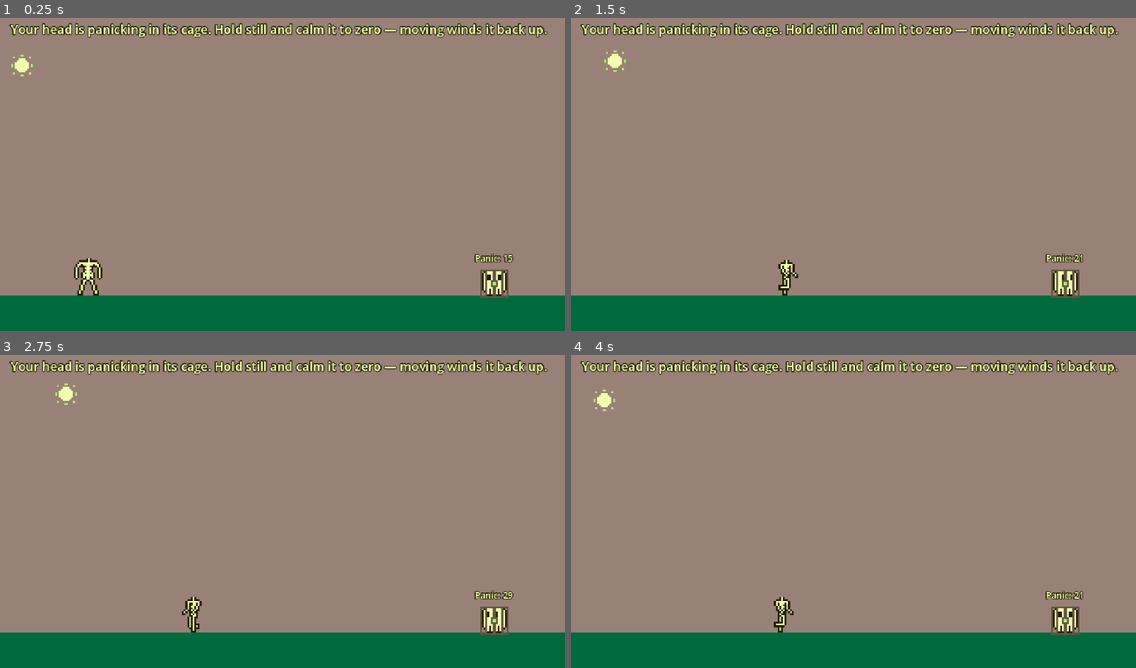
Above: before the commit, frames 1-4 (two rows, left to right).
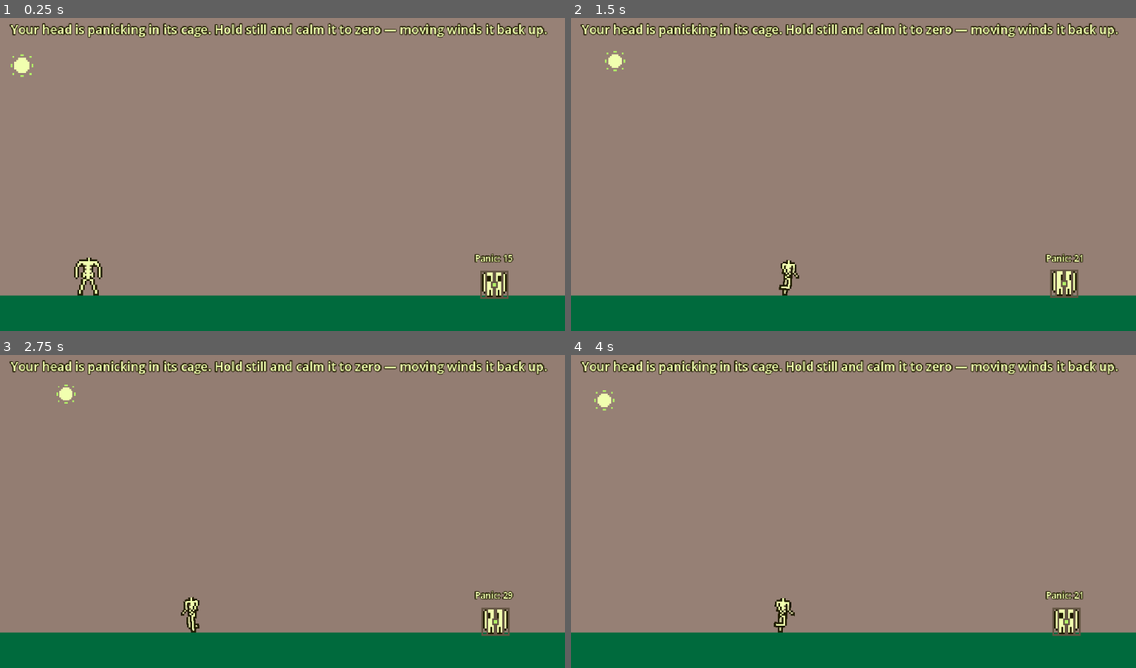
Above: after the commit, the same moments.

Repository: tucksravin/dont-lose-your-head
Game: Godot game, scene res://scenes/days/day_panic.tscn
Two runs of this game, one before a commit and one after it. Both use one fixed random seed, a clock stepped at 60 frames per second and the inputs below. This scene is started directly instead of the project's main scene.
Inputs:
- Up to frame 1 (0.25 s): no input
- Up to frame 2 (1.5 s): hold D (move_right) from 0.53 s (still down); tap Space (jump) at 0.6, 0.77, 1.07 s; tap E (interact) at 1.35 s
- Up to frame 3 (2.75 s): tap Space (jump) at 1.52, 1.55, 1.82, 2.1 s; release D (move_right) at 2.03 s; hold A (move_left) from 2.03 s (still down)
- Up to frame 4 (4 s): release A (move_left) at 2.78 s; hold D (move_right) from 2.78 s (still down); tap E (interact) at 2.85 s; tap Space (jump) at 3.02, 3.05, 3.32, 3.6, 3.77 s

The runs differ from the first frame. In frame 1, 0.3% of the frame differs, in the area x 1-90%, y 11-90%; in frame 2, 0.5%; in frame 3, 0.6%, in the area x 9-91%, y 9-90%; in frame 4, 0.5%.

Commit message:
Animation polish: body breathing/stretch/squash/lean, sun pulse, sky drift, caged-head jitter, goal pop (all procedural)

Diff:
--- a/scenes/body/body.tscn
+++ b/scenes/body/body.tscn
@@ -2,6 +2,7 @@
 
 [ext_resource type="Script" uid="uid://di2q7ndtx0ofg" path="res://scenes/body/body.gd" id="1_body_script"]
 [ext_resource type="SpriteFrames" path="res://assets/sprites/body_frames.tres" id="2_body_frames"]
+[ext_resource type="Script" path="res://scenes/body/body_juice.gd" id="3_body_juice"]
 
 [sub_resource type="RectangleShape2D" id="RectangleShape2D_body"]
 size = Vector2(24, 32)
@@ -20,3 +21,8 @@
 autoplay = "idle"
 centered = false
 offset = Vector2(-16, -32)
+
+[node name="Juice" type="Node" parent="." node_paths=PackedStringArray("body", "sprite")]
+script = ExtResource("3_body_juice")
+body = NodePath("..")
+sprite = NodePath("../Visual")
--- /dev/null
+++ b/scenes/body/body_juice.gd
@@ -0,0 +1,84 @@
+extends Node
+## Body "juice" — procedural life on top of the sprite sheet: idle breathing,
+## stretch on take-off, squash on landing, a lean into the run. No new pixels
+## (the art rule) — everything here is scale/rotation on the existing
+## AnimatedSprite2D, driven by the body's velocity and its jumped/landed
+## signals. Sits beside body.gd as a child component so the controller stays
+## about movement; delete this node and the body is exactly as before.
+##
+## Pixel-art caveat: the project snaps transforms to whole pixels, so a scale
+## of 2.06 on a 38 px sprite is a 1 px pop, not a smooth swell. That IS the
+## look (pixel-art breathing is a 1 px bob); amplitudes below are tuned for it.
+## Scale pivots at the feet because the sprite is drawn with
+## `centered = false, offset = (-16, -32)` — its origin is already the ground.
+
+## The body this decorates and the sprite to deform — assigned in body.tscn.
+@export var body: CharacterBody2D
+@export var sprite: AnimatedSprite2D
+
+## Breathing: ± this much scale.y over one cycle, only when standing still.
+@export var breath_amount: float = 0.06
+@export var breath_period: float = 2.2
+## Take-off stretch (x, y) and how long it takes to settle back.
+@export var stretch: Vector2 = Vector2(1.8, 2.3)
+@export var stretch_time: float = 0.16
+## Landing squash (x, y) and settle time.
+@export var squash: Vector2 = Vector2(2.35, 1.7)
+@export var squash_time: float = 0.2
+## Lean into the direction of travel (degrees) and how quickly it eases.
+@export var lean_degrees: float = 4.0
+@export var lean_speed: float = 10.0
+
+var _base_scale: Vector2 = Vector2(2, 2)
+var _breath_t: float = 0.0
+var _impulse: Tween
+
+
+func _ready() -> void:
+	if body == null or sprite == null:
+		push_warning("BodyJuice: assign `body` and `sprite` in the scene — doing nothing.")
+		set_process(false)
+		return
+	_base_scale = sprite.scale
+	body.jumped.connect(_on_jumped)
+	body.landed.connect(_on_landed)
+
+
+func _process(delta: float) -> void:
+	var moving: bool = absf(body.velocity.x) > 1.0
+	var grounded: bool = body.is_on_floor()
+
+	# Lean into the run; ease back upright when stopped or airborne.
+	var target_lean: float = 0.0
+	if moving and grounded:
+		target_lean = deg_to_rad(lean_degrees) * signf(body.velocity.x)
+	sprite.rotation = lerp_angle(sprite.rotation, target_lean, clampf(lean_speed * delta, 0.0, 1.0))
+
+	# Breathing only while an impulse (stretch/squash) isn't animating the scale.
+	if _impulse != null and _impulse.is_valid():
+		return
+	if not moving and grounded:
+		_breath_t += delta
+		var s: float = sin(_breath_t / breath_period * TAU)
+		sprite.scale = Vector2(_base_scale.x - breath_amount * 0.5 * s, _base_scale.y + breath_amount * s)
+	else:
+		_breath_t = 0.0
+		sprite.scale = _base_scale
+
+
+func _on_jumped() -> void:
+	_impulse_to(stretch, stretch_time)
+
+
+func _on_landed() -> void:
+	_impulse_to(squash, squash_time)
+
+
+## Snap to a deformed scale, then ease back to normal with a little overshoot.
+func _impulse_to(deformed: Vector2, settle: float) -> void:
+	if _impulse != null and _impulse.is_valid():
+		_impulse.kill()
+	sprite.scale = deformed
+	_impulse = create_tween()
+	_impulse.tween_property(sprite, "scale", _base_scale, settle)\
+			.set_trans(Tween.TRANS_BACK).set_ease(Tween.EASE_OUT)
--- a/scenes/days/day_panic.tscn
+++ b/scenes/days/day_panic.tscn
@@ -6,6 +6,7 @@
 [ext_resource type="PackedScene" uid="uid://bhou4a7r04mw5" path="res://scenes/sun/sun.tscn" id="5_jila2"]
 [ext_resource type="PackedScene" uid="uid://dw8hb3tpyauj6" path="res://scenes/gameplay/panic_counter.tscn" id="6_panic_counter"]
 [ext_resource type="Script" uid="uid://omcistp86lxg" path="res://scenes/gameplay/panic_label.gd" id="7_panic_label"]
+[ext_resource type="Script" path="res://scenes/gameplay/sky_drift.gd" id="9_sky_drift"]
 
 [sub_resource type="RectangleShape2D" id="RectangleShape2D_floor"]
 size = Vector2(640, 40)
@@ -22,6 +23,7 @@
 z_index = -1
 polygon = PackedVector2Array(0, 0, 640, 0, 640, 360, 0, 360)
 color = Color(0.596078431372549, 0.509803921568627, 0.466666666666667, 1)
+script = ExtResource("9_sky_drift")
 
 [node name="Camera" type="Camera2D" parent="." unique_id=453660723]
 position = Vector2(320, 180)
--- a/scenes/days/day_template.tscn
+++ b/scenes/days/day_template.tscn
@@ -5,6 +5,7 @@
 [ext_resource type="PackedScene" path="res://scenes/head/head.tscn" id="3_head"]
 [ext_resource type="PackedScene" uid="uid://bhou4a7r04mw5" path="res://scenes/sun/sun.tscn" id="3_sun"]
 [ext_resource type="Script" uid="uid://cprrihu5t4kig" path="res://scenes/gameplay/win_conditions.gd" id="4_win_conditions"]
+[ext_resource type="Script" path="res://scenes/gameplay/sky_drift.gd" id="9_sky_drift"]
 
 [sub_resource type="RectangleShape2D" id="RectangleShape2D_floor"]
 size = Vector2(640, 40)
@@ -15,6 +16,7 @@
 z_index = -1
 polygon = PackedVector2Array(0, 0, 640, 0, 640, 360, 0, 360)
 color = Color(0.596078431372549, 0.509803921568627, 0.466666666666667, 1)
+script = ExtResource("9_sky_drift")
 
 [node name="Camera" type="Camera2D" parent="." unique_id=453660723]
 position = Vector2(320, 180)
--- /dev/null
+++ b/scenes/gameplay/sky_drift.gd
@@ -0,0 +1,33 @@
+extends Polygon2D
+## Sky drift — the backdrop darkens as the day runs out. Attach to a day's
+## `Background` Polygon2D; it finds the scene's Sun and lerps its own colour
+## from `dawn` to `dusk` by Sun.progress(). Deliberately off-palette in
+## between (Tucker OK'd the drift Fri night): the two ends are palette stops,
+## the journey isn't. Set `steps` > 0 to quantise the drift into that many
+## palette-ish plateaus instead of a smooth ramp.
+
+@export var dawn: Color = Color("988277")
+@export var dusk: Color = Color("645543")
+## 0 = smooth. N = snap to N discrete colours between dawn and dusk.
+@export var steps: int = 0
+
+var _sun: Node
+
+
+func _ready() -> void:
+	color = dawn
+	var root: Node = owner if owner != null else get_parent()
+	for n in root.find_children("*", "Node2D", true, false):
+		if n.has_method("progress") and n.has_signal("sunset"):
+			_sun = n
+			break
+	if _sun == null:
+		push_warning("SkyDrift: no Sun in '%s' — sky stays at dawn." % root.name)
+		set_process(false)
+
+
+func _process(_delta: float) -> void:
+	var t: float = float(_sun.call("progress"))
+	if steps > 0:
+		t = floorf(t * steps) / steps
+	color = dawn.lerp(dusk, t)
--- a/scenes/gameplay/spatial_goal.gd
+++ b/scenes/gameplay/spatial_goal.gd
@@ -27,6 +27,18 @@
 	condition.key = key
 	visual.color = body_color if key == "body" else mind_color
 	body_entered.connect(_on_body_entered)
+	condition.satisfied.connect(_on_satisfied)
+
+
+## A quick pop so meeting a need reads on screen before there is real art:
+## scale the marker up and settle back, pivoting on its bottom-centre (the
+## visual's rect is drawn from (-16,-32) to (16,0), so the pivot is its origin).
+func _on_satisfied(_key: String) -> void:
+	visual.pivot_offset = Vector2(16, 32)
+	var pop: Tween = create_tween()
+	pop.tween_property(visual, "scale", Vector2(1.35, 1.35), 0.08)
+	pop.tween_property(visual, "scale", Vector2.ONE, 0.22)\
+			.set_trans(Tween.TRANS_BACK).set_ease(Tween.EASE_OUT)
 
 
 func _on_body_entered(body: Node2D) -> void:
--- a/scenes/head/head.gd
+++ b/scenes/head/head.gd
@@ -41,8 +41,14 @@
 ## instead of the plain head. Set it per instance in the day scene; day_panic
 ## uses it. The cage is art only: nothing about release() changes.
 @export var caged: bool = false
+## Caged only: how far (px) the sprite shakes at full agitation (set_agitation
+## ≥ jitter_full_agitation). 0 = never shakes. Cosmetic — the head's position
+## and collision don't move, only the sprite.
+@export var jitter_px: float = 1.5
+@export var jitter_full_agitation: float = 4.0
 
 var _leaving: bool = false
+var _agitation: float = 1.0
 
 @onready var _sprite: AnimatedSprite2D = $Visual
 
@@ -60,6 +66,17 @@
 	# Nothing to do until release() — skip the per-frame callback entirely
 	# rather than running an early-return every physics tick.
 	set_physics_process(false)
+	set_process(caged)  # the shake below is caged-only
+
+
+func _process(_delta: float) -> void:
+	# Shake grows with agitation (day_panic drives it off the meter); the
+	# random offset is sprite-only so nothing physical moves.
+	var amount: float = jitter_px * clampf(_agitation / jitter_full_agitation, 0.0, 1.0)
+	if amount < 0.25:
+		_sprite.position = Vector2.ZERO
+		return
+	_sprite.position = Vector2(randf_range(-amount, amount), randf_range(-amount, amount))
 
 
 func _physics_process(delta: float) -> void:
@@ -74,7 +91,8 @@
 ## head_frames.tres; a day raises it to show the head getting agitated (day_panic
 ## does this as panic climbs). Harmless on an uncaged head.
 func set_agitation(scale: float) -> void:
-	_sprite.speed_scale = maxf(scale, 0.0)
+	_agitation = maxf(scale, 0.0)
+	_sprite.speed_scale = _agitation
 
 
 ## Let the head go. Game calls this once every WinCondition is satisfied.
--- a/scenes/sun/sun.gd
+++ b/scenes/sun/sun.gd
@@ -7,15 +7,27 @@
 @export var start_position: Vector2 = Vector2(20.0, 60.0)
 @export var end_position: Vector2 = Vector2(620.0, 60.0)
 @export var arc_height: float = 40.0
+## Subtle life: the disc swells ± this much scale on a slow cycle (0 = off).
+@export var pulse_amount: float = 0.08
+@export var pulse_period: float = 1.6
 
 signal sunset
 
 var _elapsed: float = 0.0
 var _done: bool = false
 
+@onready var _visual: Node2D = get_node_or_null("Visual")
+@onready var _visual_scale: Vector2 = _visual.scale if _visual != null else Vector2.ONE
+
 
 func _ready() -> void:
 	position = start_position
+
+
+## How far through the day we are, 0 → 1. The sky (sky_drift.gd) and anything
+## else that wants "how late is it" reads this instead of poking _elapsed.
+func progress() -> float:
+	return clampf(_elapsed / day_length, 0.0, 1.0)
 
 
 func _process(delta: float) -> void:
@@ -26,6 +38,8 @@
 	var t: float = clamp(_elapsed / day_length, 0.0, 1.0)
 	position = start_position.lerp(end_position, t)
 	position.y -= sin(t * PI) * arc_height
+	if _visual != null and pulse_amount > 0.0:
+		_visual.scale = _visual_scale * (1.0 + pulse_amount * sin(_elapsed / pulse_period * TAU))
 
 	if t >= 1.0:
 		_done = true
Not shown, added: scenes/body/body_juice.gd.uid
Not shown, added: scenes/gameplay/sky_drift.gd.uid
Not shown, changed: journals/tucker.md
